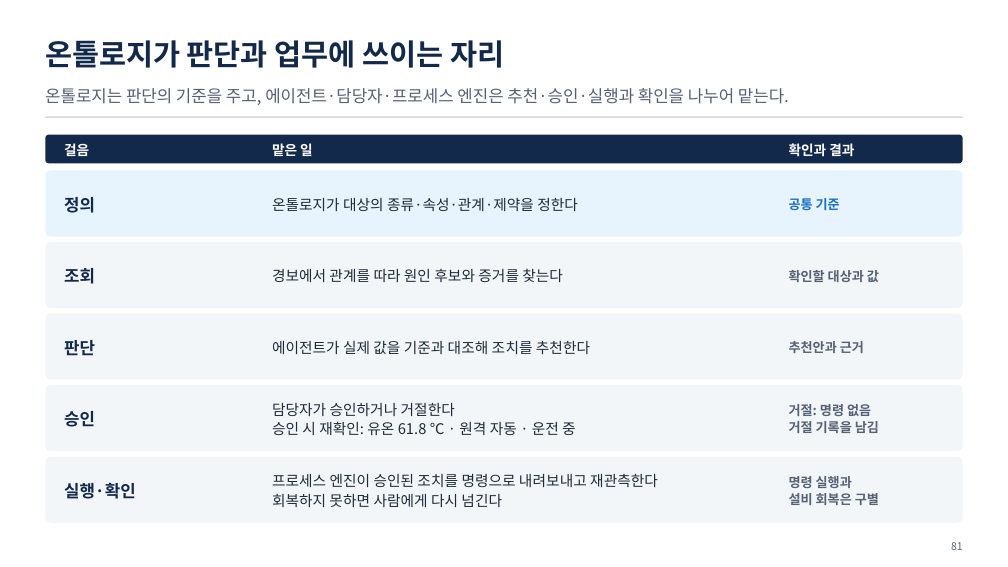
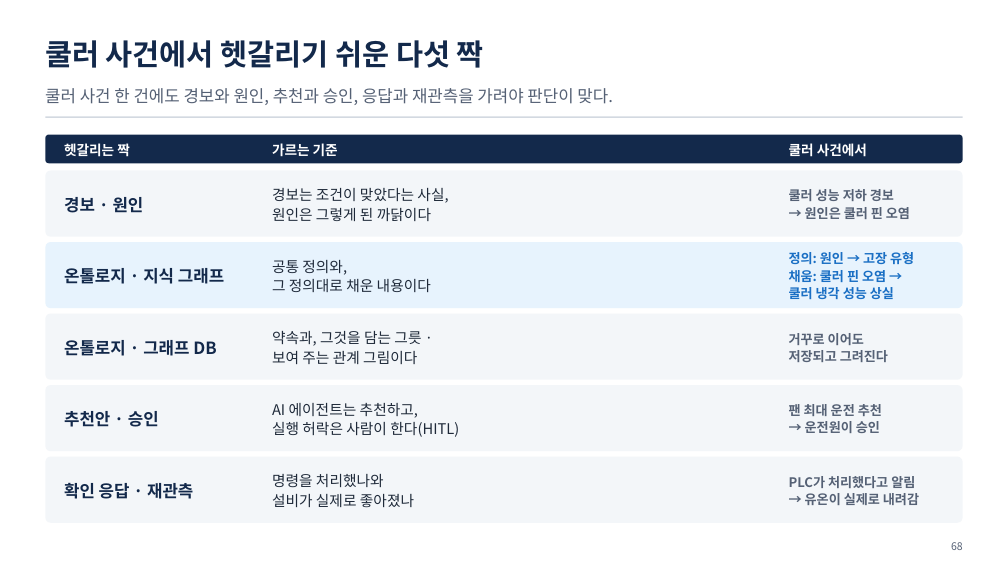
Before and after one commit to uengine-oss/hyd-iot-edu, a slide deck: slide 68 of workspace/강의제작/산출물/실전반/이론/01회차/실전반_01일차.pptx (slide 81 before the commit). Drawn at 1008x567 pixels with LibreOffice and Linux fonts; fonts in the diff are those of the drawing. Boxes give left, top, right and bottom in pixels: in the first picture for what was removed or moved away, otherwise in the second. Text is boxed around its words. In the diff, an @@ line names an element or a change of style, - is before the commit and + after.

```diff
--- a/workspace/강의제작/산출물/실전반/이론/01회차/실전반_01일차.pptx
+++ b/workspace/강의제작/산출물/실전반/이론/01회차/실전반_01일차.pptx
@@ text at <box>45,40,484,68</box>: text changed @@
-온톨로지가 판단과 업무에 쓰이는 자리
+쿨러 사건에서 헷갈리기 쉬운 다섯 짝
@@ text at <box>45,88,613,105</box>: text changed @@
-온톨로지는 판단의 기준을 주고, 에이전트·담당자·프로세스 엔진은 추천·승인·실행과 확인을 나누어 맡는다.
+쿨러 사건 한 건에도 경보와 원인, 추천과 승인, 응답과 재관측을 가려야 판단이 맞다.
@@ text at <box>64,143,130,157</box>: text changed @@
-걸음
+헷갈리는 짝
@@ text at <box>272,143,338,157</box>: text changed @@
-맡은 일
+가르는 기준
@@ text at <box>789,143,867,157</box>: text changed @@
-확인과 결과
+쿨러 사건에서
@@ rounded rectangle at <box>45,170,963,237</box>: fill #E7F3FD to #F3F6F9 @@
@@ text at <box>64,197,144,213</box>: text changed @@
-정의
+경보 · 원인
@@ text at <box>272,188,448,221</box>: text changed @@
-온톨로지가 대상의 종류·속성·관계·제약을 정한다
+경보는 조건이 맞았다는 사실,
+원인은 그렇게 된 까닭이다
@@ text at <box>789,189,910,219</box>: text changed; text colour #1A6FC4 to #556175 @@
-공통 기준
+쿨러 성능 저하 경보
+→ 원인은 쿨러 핀 오염
@@ rounded rectangle at <box>45,242,963,309</box>: fill #F3F6F9 to #E7F3FD @@
@@ text at <box>64,268,224,284</box>: text changed @@
-조회
+온톨로지 · 지식 그래프
@@ text at <box>272,260,431,292</box>: text changed @@
-경보에서 관계를 따라 원인 후보와 증거를 찾는다
+공통 정의와,
+그 정의대로 채운 내용이다
@@ text at <box>789,252,914,299</box>: text changed; text colour #556175 to #1A6FC4 @@
-확인할 대상과 값
+정의: 원인 → 고장 유형
+채움: 쿨러 핀 오염 →
+쿨러 냉각 성능 상실
@@ text at <box>64,340,216,356</box>: text changed @@
-판단
+온톨로지 · 그래프 DB
@@ text at <box>272,331,421,364</box>: text changed @@
-에이전트가 실제 값을 기준과 대조해 조치를 추천한다
+약속과, 그것을 담는 그릇 ·
+보여 주는 관계 그림이다
@@ text at <box>789,333,888,362</box>: text changed @@
-추천안과 근거
+거꾸로 이어도
+저장되고 그려진다
@@ text at <box>64,411,159,427</box>: text changed @@
-승인
+추천안 · 승인
@@ text at <box>272,403,459,437</box>: text changed @@
-담당자가 승인하거나 거절한다
-승인 시 재확인: 유온 61.8 ℃ · 원격 자동 · 운전 중
+AI 에이전트는 추천하고,
+실행 허락은 사람이 한다(HITL)
@@ text at <box>789,404,882,433</box>: text changed @@
-거절: 명령 없음
-거절 기록을 남김
+팬 최대 운전 추천
+→ 운전원이 승인
@@ text at <box>272,474,414,508</box>: text changed @@
-프로세스 엔진이 승인된 조치를 명령으로 내려보내고 재관측한다
-회복하지 못하면 사람에게 다시 넘긴다
+명령을 처리했나와
+설비가 실제로 좋아졌나
@@ text at <box>789,476,919,505</box>: text changed @@
-명령 실행과
-설비 회복은 구별
+PLC가 처리했다고 알림
+→ 유온이 실제로 내려감
@@ text at <box>64,483,193,499</box>: text changed @@
-실행·확인
+확인 응답 · 재관측
@@ text at <box>951,542,963,550</box>: text changed @@
-81
+68
```
Also in this commit, not shown: 42 other slides changed, 27 slides added, 43 slides removed, 9 other files.
